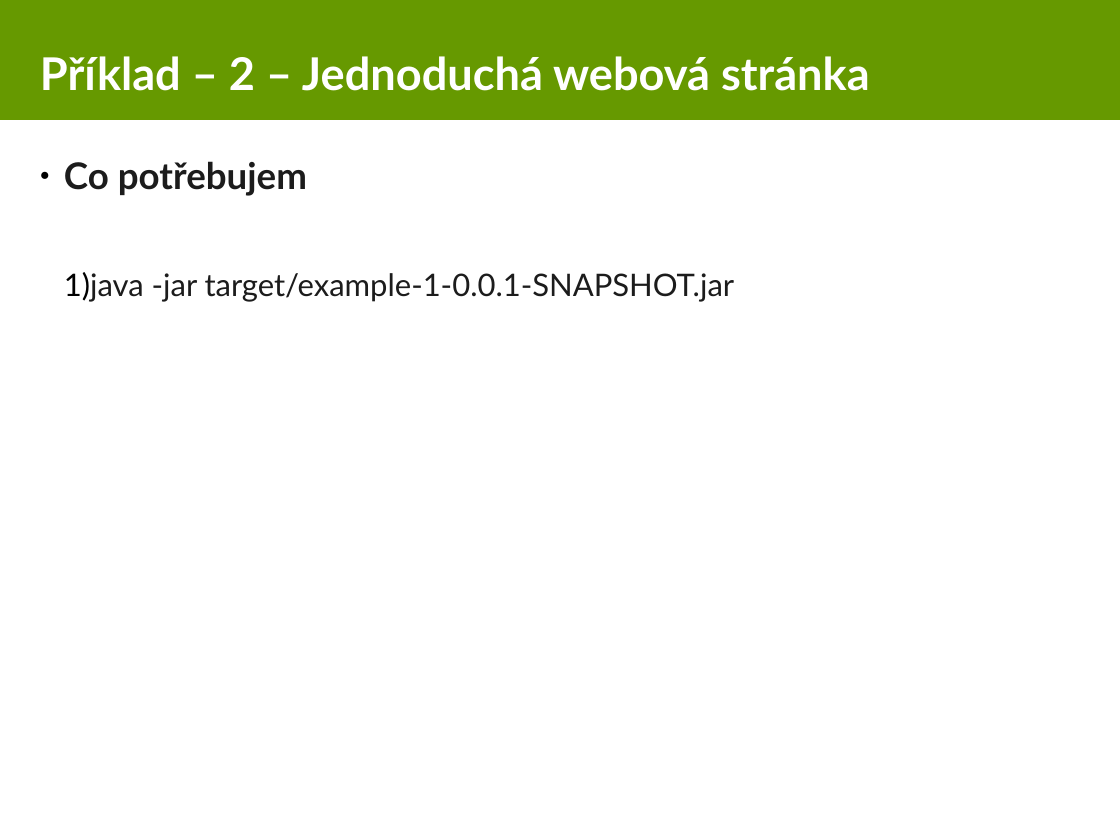
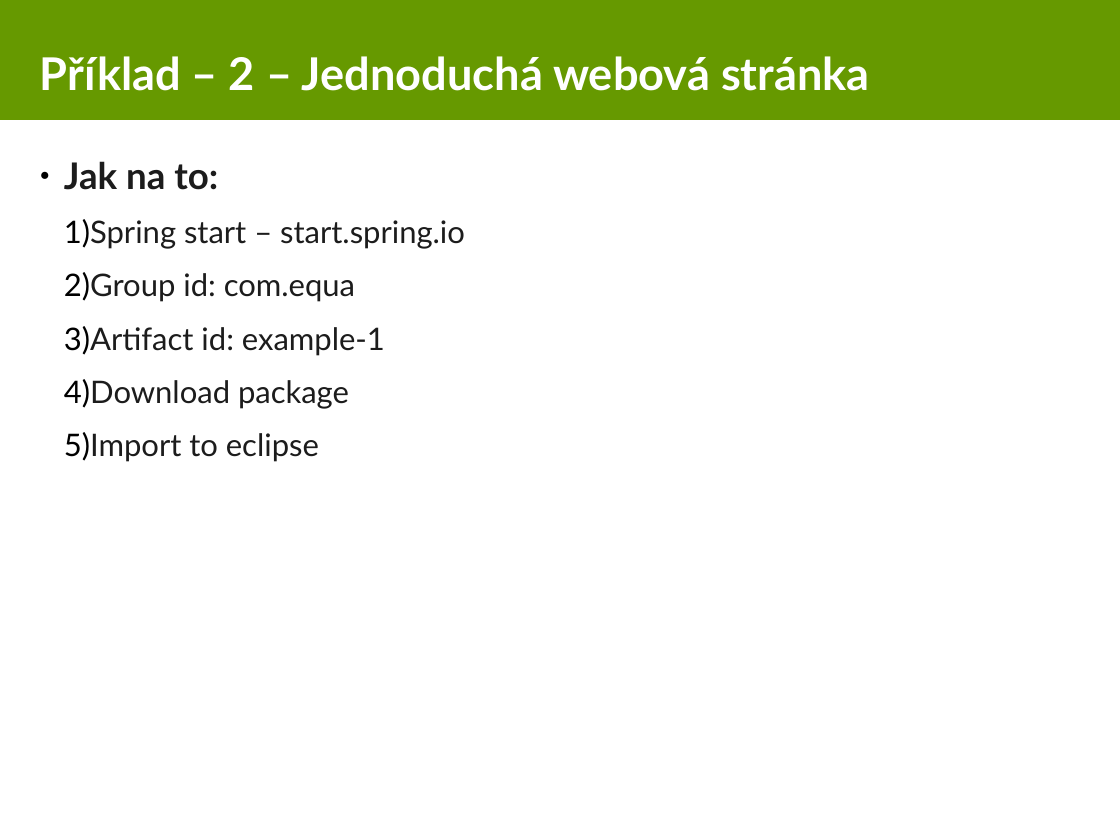
Before and after one commit to equabank/java-skoleni, a slide deck: slide 7 of v2/doc/prez.odp. Drawn at 1120x840 pixels with LibreOffice and Linux fonts; fonts in the diff are those of the drawing. Boxes give left, top, right and bottom in pixels: in the first picture for what was removed or moved away, otherwise in the second. Text is boxed around its words. In the diff, an @@ line names an element or a change of style, - is before the commit and + after.

Commit message:
example-2

```diff
--- a/v2/doc/prez.odp
+++ b/v2/doc/prez.odp
@@ text at box(64, 161, 465, 462): text changed @@
-● Co potřebujem
-  1) java -jar target/example-1-0.0.1-SNAPSHOT.jar
+● Jak na to:
+  1) Spring start – start.spring.io
+  2) Group id: com.equa
+  3) Artifact id: example-1
+  4) Download package
+  5) Import to eclipse
```
Also in this commit, not shown: 7 other files.
